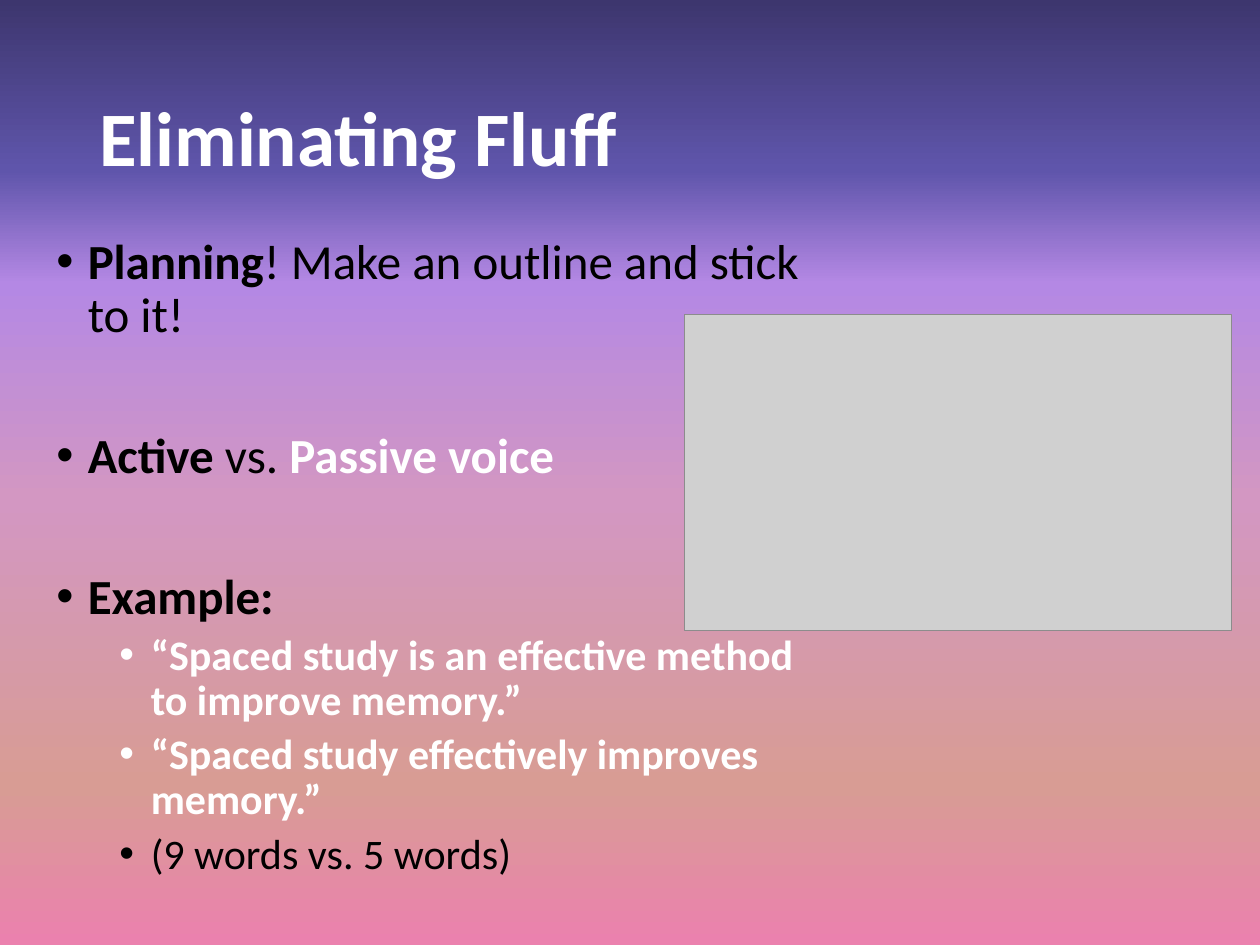
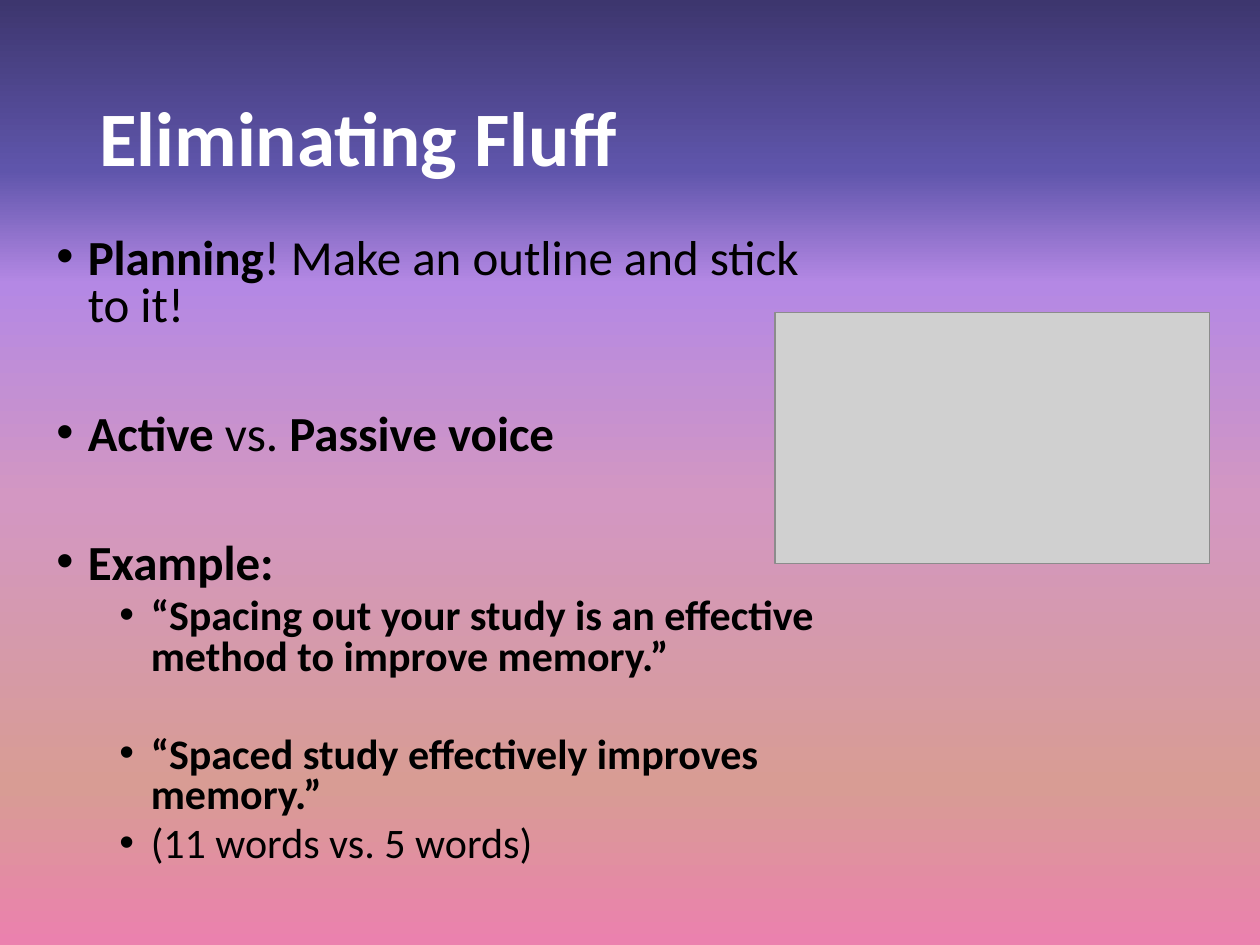
Before and after one commit to npm27/Teaching-Materials, a slide deck: slide 24 of Writing Fall 23/Slides/9 Week 8 -- Grammar.pptx. Drawn at 1260x945 pixels with LibreOffice and Linux fonts; fonts in the diff are those of the drawing; grey boxes stand for pictures. Boxes give left, top, right and bottom in pixels: in the first picture for what was removed or moved away, otherwise in the second. Text is boxed around its words. In the diff, an @@ line names an element or a change of style, - is before the commit and + after.

```diff
--- a/Writing Fall 23/Slides/9 Week 8 -- Grammar.pptx
+++ b/Writing Fall 23/Slides/9 Week 8 -- Grammar.pptx
@@ text at [88, 240, 799, 816]: text colour #FFFFFF to #000000 in "Passive voice", "“Spaced study effectively improves memory.”"; line spacing 0.9 to 0.8 @@
@@ picture: place and size @@
-picture at [684, 315, 1231, 631]
+picture at [775, 312, 1210, 563]
@@ text at [151, 599, 813, 678]: text changed; text colour #FFFFFF to #000000 @@
-  • “Spaced study is an effective method to improve memory.”
+  • “Spacing out your study is an effective method to improve memory.”
@@ text at [151, 827, 532, 864]: text changed @@
-  • (9 words vs. 5 words)
+  • (11 words vs. 5 words)
```
Also in this commit, not shown: 18 other slides changed, 2 slides removed.
